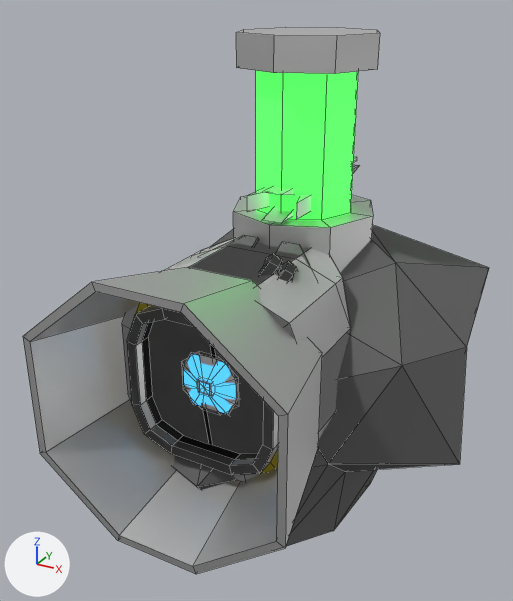
Renders of the Blender file Assets/Models/connector_t.blend from each side of a commit.
Before and after are seen from a camera (50 mm lens) standing at (1.6, -3.44, 1.7) and looking at (-0.14, -0.28, 0.12). Every picture has the same lights, and +X, +Y and +Z are marked at lower left. Mesh edges are drawn as thin lines.

The first picture shows 'AirlockWall', 'Asteroid3', 'EnergyShieldWall', 'EngineWall', 'Reactor', 'Shield', 'TurretModule', 'TurretSide'.
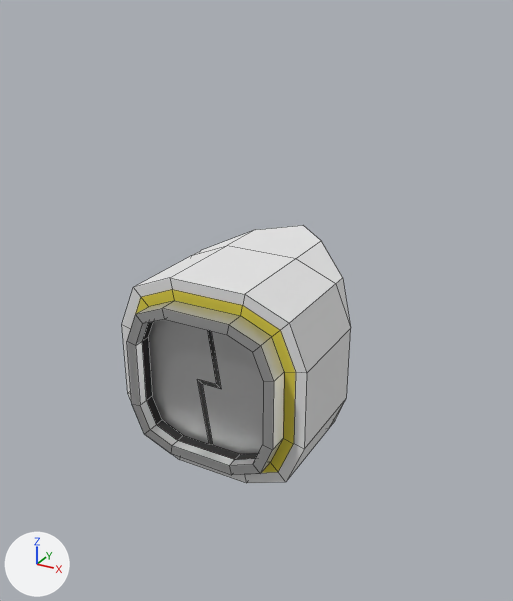
What differs and where, as boxes [x1, y1, x2, y2] in the pictures (513 x 601 px):
'EngineWall', hidden: before [23, 253, 322, 574]
'AirlockWall', reshaped: before [122, 237, 351, 481]; after [122, 225, 351, 483]
'Asteroid3', hidden: before [173, 225, 489, 546]
'Reactor', hidden: before [233, 28, 380, 272]
'EnergyShieldWall', hidden: before [184, 354, 236, 414]
'TurretModule', hidden: before [247, 156, 360, 223]
'Shield', hidden: before [213, 235, 312, 270]
'TurretSide', hidden: before [198, 379, 212, 396]

The change in detail:
me_cube_002 is used by ob_airlockwall; location (0.0, 0.0, 0.0).
me_cube_002 had 230 vertices, 212 faces and spanned x -0.5..0.5, y -1.1..0.0, z -0.5..0.5.
me_cube_002 now has 115 vertices, 99 faces and spans x -0.5..0.5, y -1.1..0.0, z -0.5..0.5.
Part 1, on me_cube_002:
115 vertices are removed from x -0.5..0.5, y -1.1..0.0, z -0.5..0.5.
212 faces are deleted.
34 new faces join them, mat_spacematerial (white #e7e7e7).
38 new faces join them, mat_aluminium (light grey #e3e3e3).
15 new faces join them, mat_rubber (black #424242).
12 new faces join them, mat_spacewool (yellow #e7d84f).
Object 'Asteroid3' (ob_asteroid3) is now hidden.
Object 'Shield' (ob_shield) is now hidden.
Object 'EngineWall' (ob_enginewall) is now hidden.
Object 'EnergyShieldWall' (ob_energyshieldwall) is now hidden.
Object 'TurretModule' (ob_turretmodule) is now hidden.
Object 'TurretSide' (ob_turretside) is now hidden.
Object 'Reactor' (ob_reactor) is now hidden.
